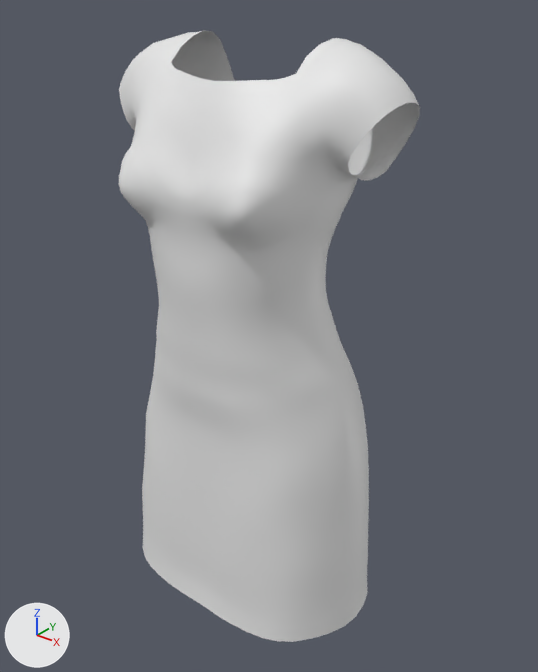
Two versions of the glTF model public/body3d/garments/female/mindfront_f_dress_01.glb, one commit apart.
One viewpoint serves both versions: a camera (50 mm lens) standing at (0.625, -0.769, 1.398) and looking at (0.019, -0.011, 0.928). The lights are fixed; the arrows at lower left show +X, +Y and +Z. The older version comes first.

In view in the first picture: 'mindfront_f_dress_01'.
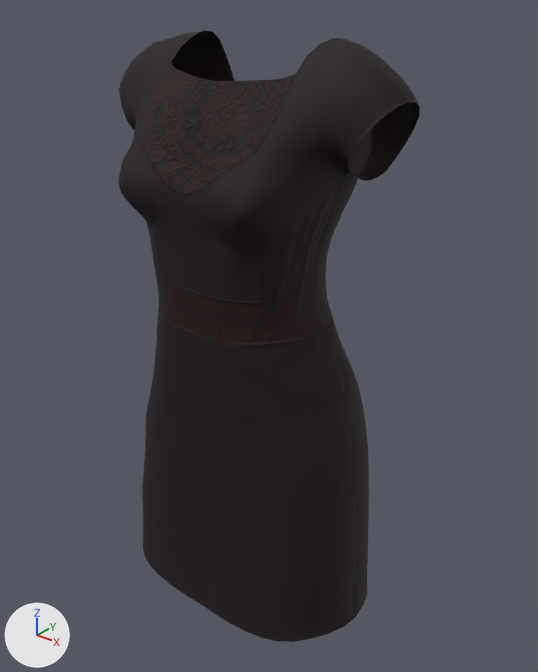
Where the change shows, as pixel boxes (x1, y1, x2, y2) in the pictures (538 x 672 px):
```json
{"object": "mindfront_f_dress_01", "change": "recoloured", "before": [119, 30, 420, 642], "after": [119, 30, 420, 642], "on screen": "white to black"}
```

The change, as JSON lines over the scene's bpy script:
```json
{"op": "add", "block": "img_f_dress_01", "code": ["img_f_dress_01 = load_image('F_Dress_01', '_unpacked/F_Dress_01', 1024, 1024, 'sRGB')"]}
{"op": "add", "block": "img_f_dress_01_nrm", "code": ["img_f_dress_01_nrm = load_image('F_Dress_01_NRM', '_unpacked/F_Dress_01_NRM', 4096, 4096, 'Non-Color')"]}
{"op": "add", "block": "mat_mindfront_f_dress_01", "code": ["mat_mindfront_f_dress_01 = bpy.data.materials.new('mindfront_f_dress_01')", "# uses the picture img_f_dress_01", "# uses the picture img_f_dress_01_nrm"]}
{"block": "me_f_dress_01", "where": "me_f_dress_01.from_pydata(...)  # 1840 vertices, 3548 faces; spans x -0.218..0.218, y -0.165..0.107, z 0.514..1.331"}
{"op": "add", "block": "me_f_dress_01", "code": "me_f_dress_01.materials.append(mat_mindfront_f_dress_01)"}
```
